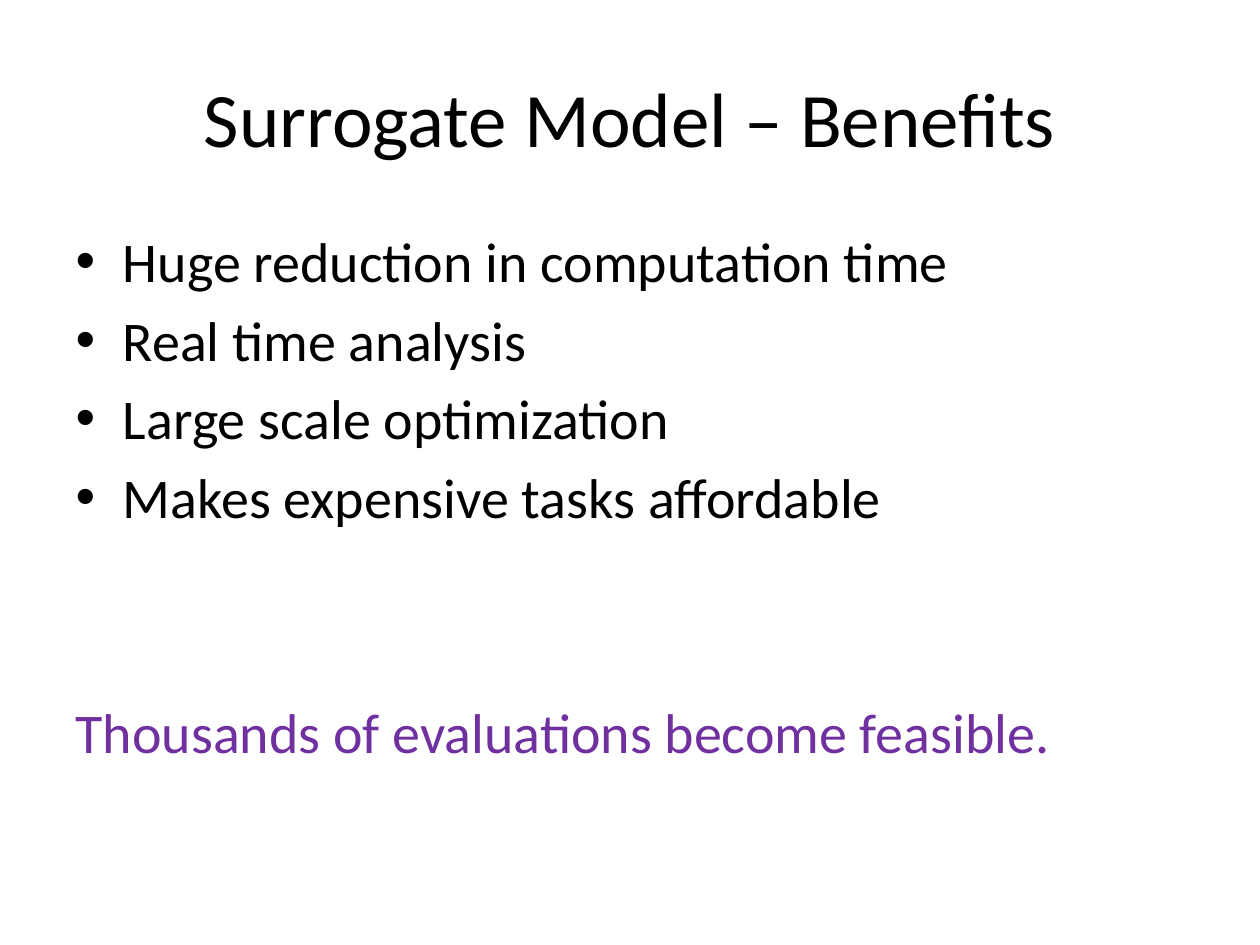
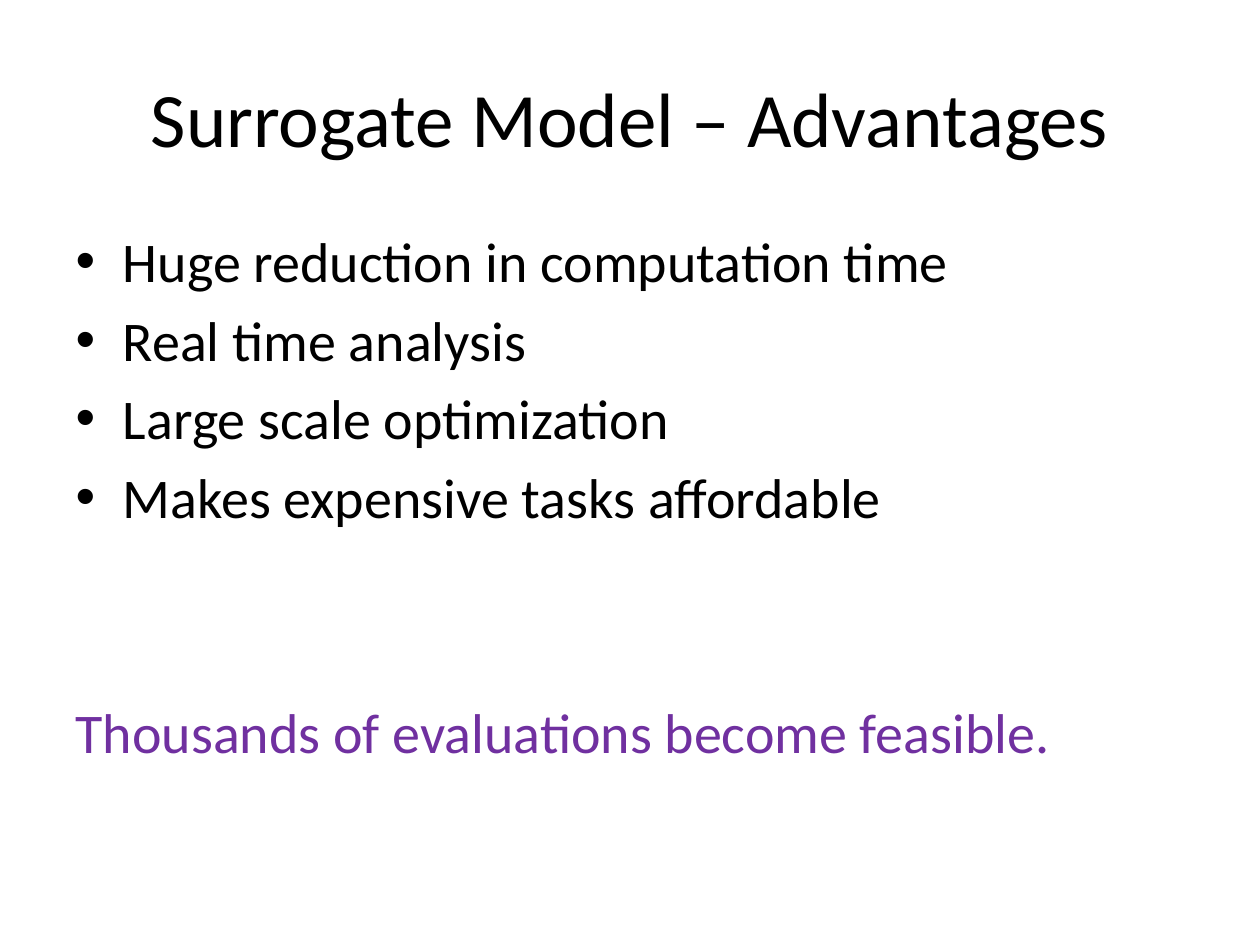
Before and after one commit to look4pritam/SurrogateModel, a slide deck: slide 7 of Presentations/SurrogateModel.pptx (slide 8 before the commit). Drawn at 1260x945 pixels with LibreOffice and Linux fonts; fonts in the diff are those of the drawing. Boxes give left, top, right and bottom in pixels: in the first picture for what was removed or moved away, otherwise in the second. Text is boxed around its words. In the diff, an @@ line names an element or a change of style, - is before the commit and + after.

```diff
--- a/Presentations/SurrogateModel.pptx
+++ b/Presentations/SurrogateModel.pptx
@@ title at [151,93,1108,161]: text changed @@
-Surrogate Model – Benefits
+Surrogate Model – Advantages
```
Also in this commit, not shown: 6 other slides changed, 6 slides added.
